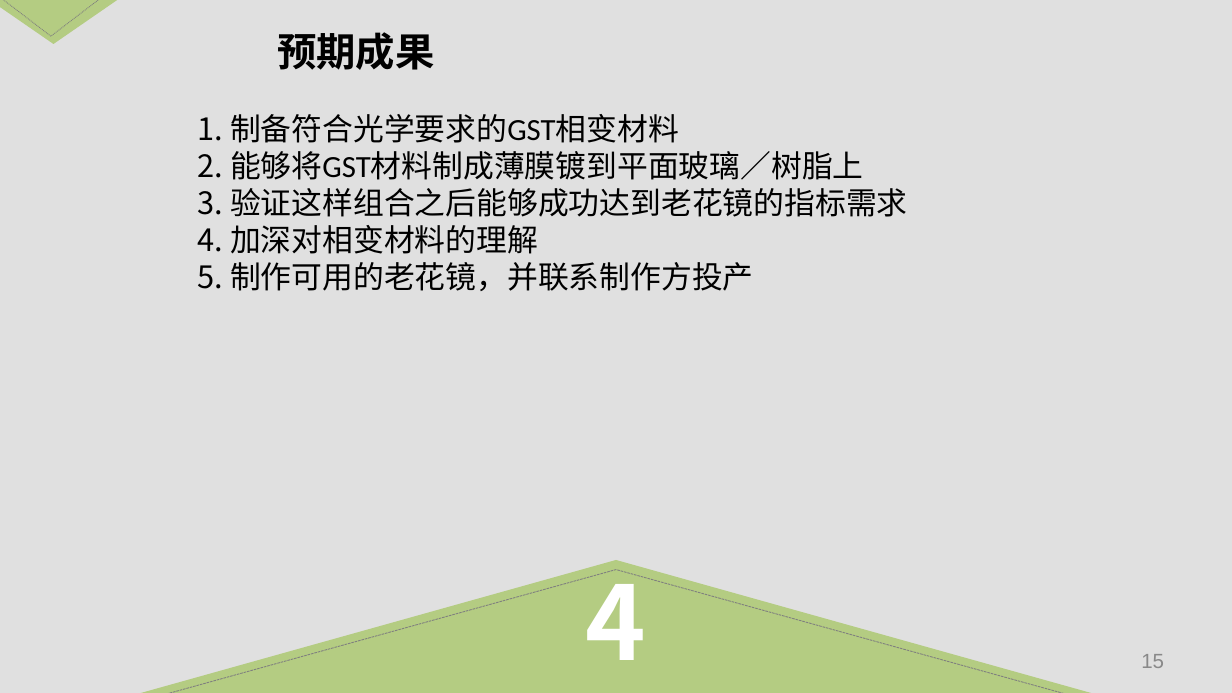
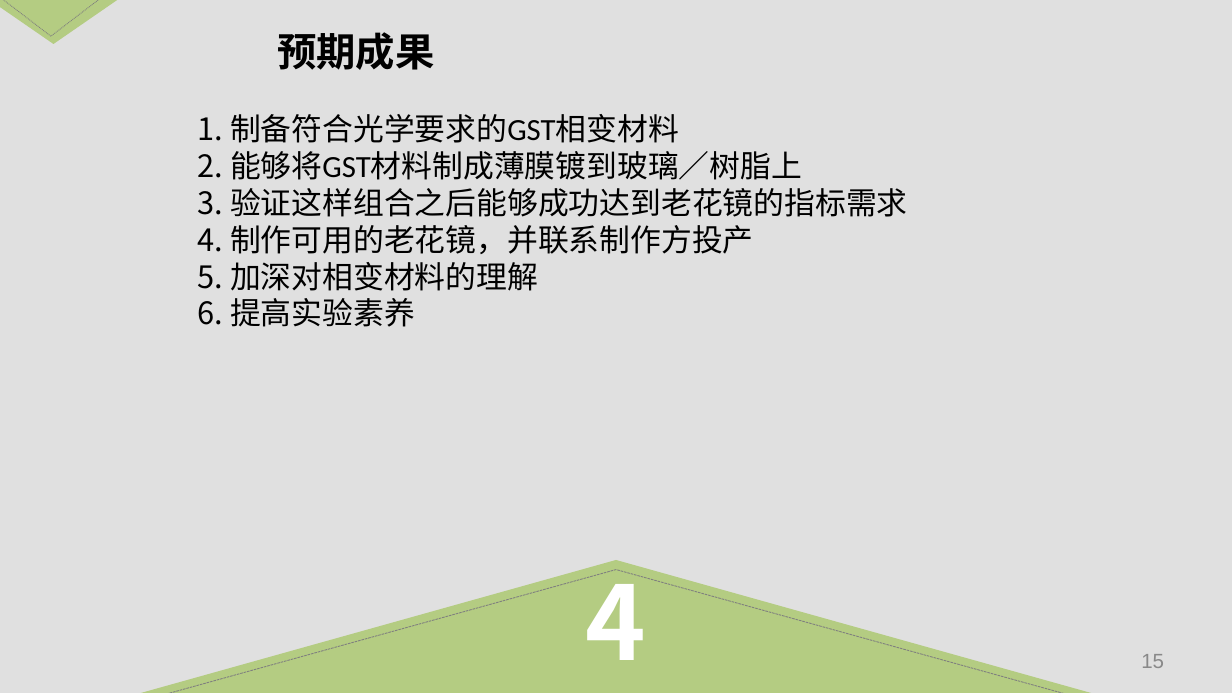
Before and after one commit to Linyu1Bai/ThuEE, a slide deck: slide 15 of Graduation/开题报告.pptx. Drawn at 1232x693 pixels with LibreOffice and Linux fonts; fonts in the diff are those of the drawing. Boxes give left, top, right and bottom in pixels: in the first picture for what was removed or moved away, otherwise in the second. Text is boxed around its words. In the diff, an @@ line names an element or a change of style, - is before the commit and + after.

Commit message:
开题1.2 演讲者注释 1.0

```diff
--- a/Graduation/开题报告.pptx
+++ b/Graduation/开题报告.pptx
@@ text at box(230, 151, 802, 180): text changed @@
-2. 能够将GST材料制成薄膜镀到平面玻璃／树脂上
+2. 能够将GST材料制成薄膜镀到玻璃／树脂上
@@ text at box(230, 225, 754, 254): paragraph added @@
+4. 制作可用的老花镜，并联系制作方投产
@@ text at box(230, 298, 415, 327): text changed @@
-5. 制作可用的老花镜，并联系制作方投产
+6. 提高实验素养
```
